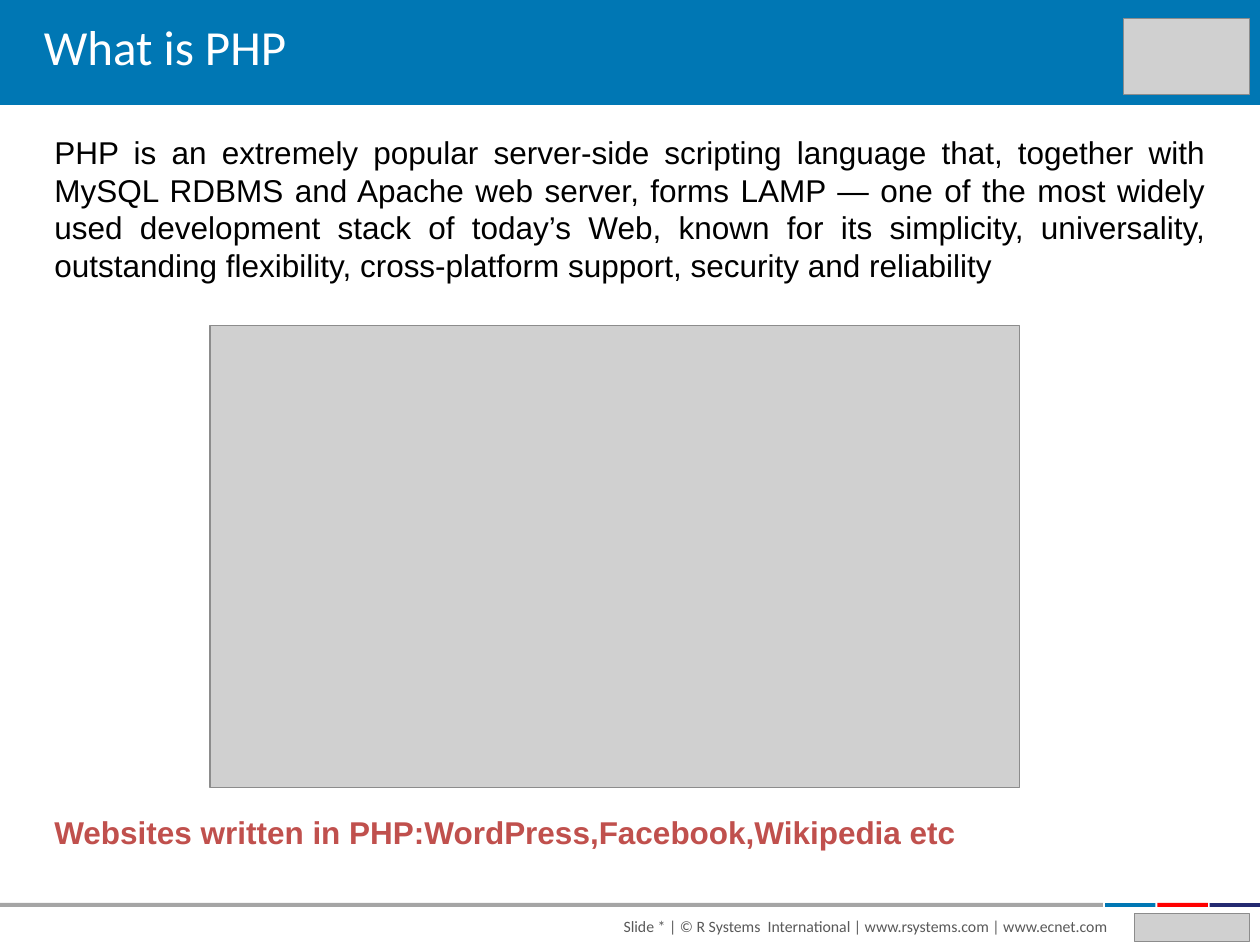
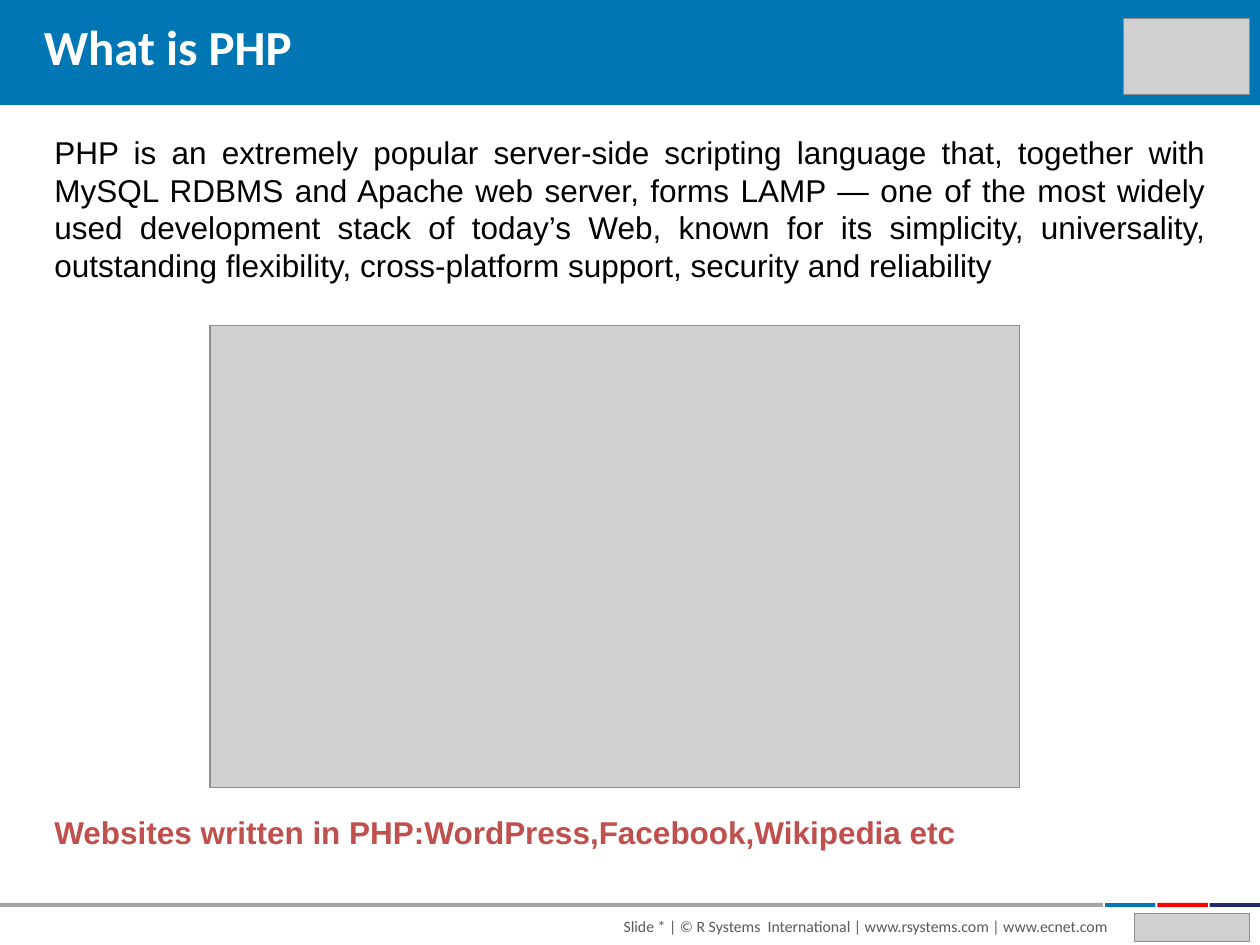
Before and after one commit to ChoudharyPreeti/Claim, a slide deck: slide 2 of PHP.ppt. Drawn at 1260x945 pixels with LibreOffice and Linux fonts; fonts in the diff are those of the drawing; grey boxes stand for pictures. Boxes give left, top, right and bottom in pixels: in the first picture for what was removed or moved away, otherwise in the second. Text is boxed around its words. In the diff, an @@ line names an element or a change of style, - is before the commit and + after.

```diff
--- a/PHP.ppt
+++ b/PHP.ppt
@@ text "What is PHP" at [44, 30, 292, 66]: bold on @@
```
Also in this commit, not shown: 4 other slides changed, 1 slide added.
